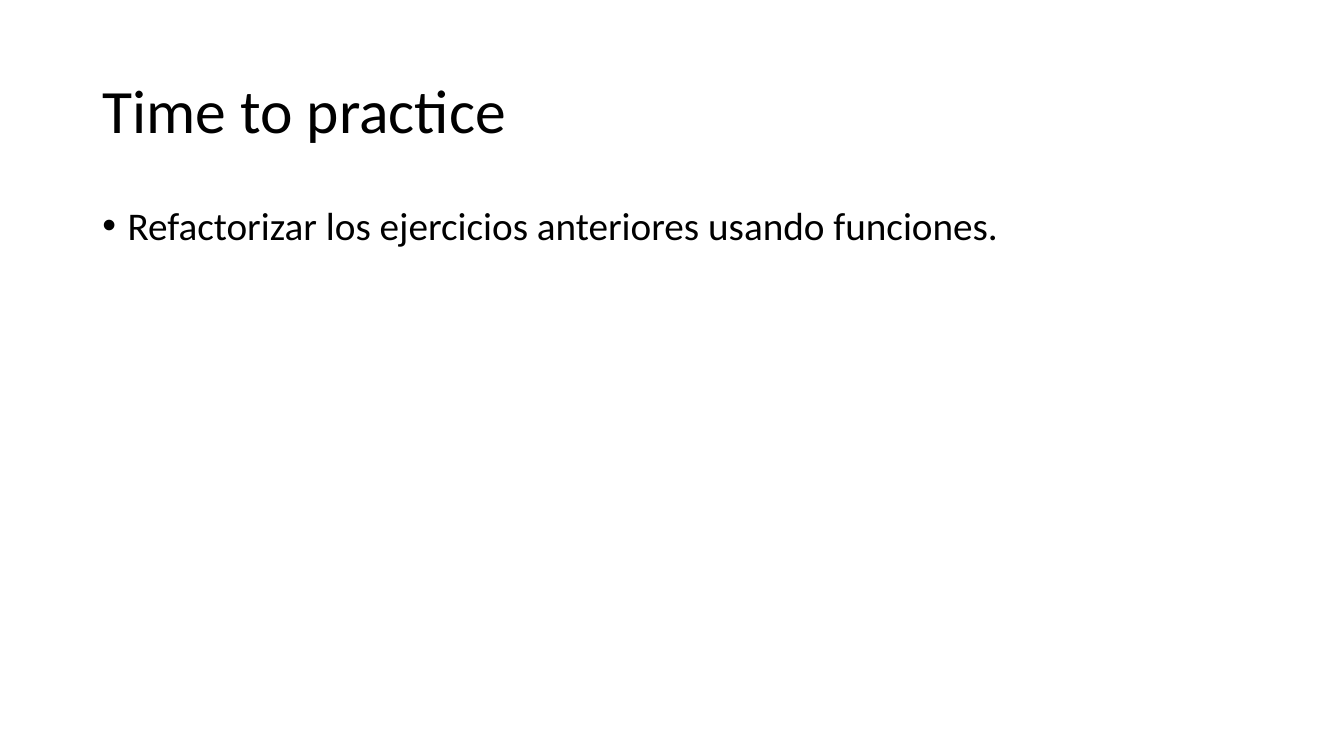
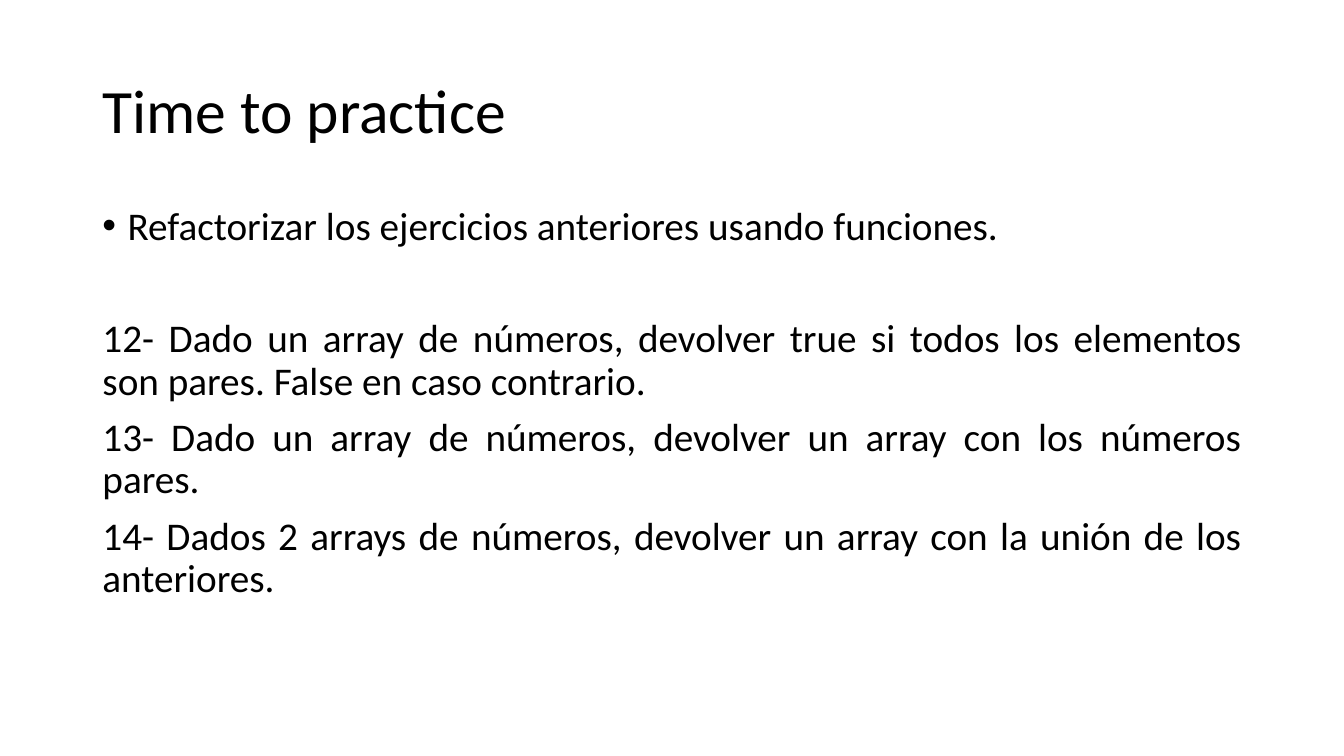
Before and after one commit to SarutobiKonohamaru/js_full_course, a slide deck: slide 55 of Presentacion.pptx (slide 56 before the commit). Drawn at 1344x756 pixels with LibreOffice and Linux fonts; fonts in the diff are those of the drawing. Boxes give left, top, right and bottom in pixels: in the first picture for what was removed or moved away, otherwise in the second. Text is boxed around its words. In the diff, an @@ line names an element or a change of style, - is before the commit and + after.

```diff
--- a/Presentacion.pptx
+++ b/Presentacion.pptx
@@ text at [102, 324, 1242, 593]: paragraphs added @@
+12- Dado un array de números, devolver true si todos los elementos son pares. False en caso contrario.
+13- Dado un array de números, devolver un array con los números pares.
+14- Dados 2 arrays de números, devolver un array con la unión de los anteriores.
```
Also in this commit, not shown: 1 other slide changed, 4 slides added, 1 slide removed.
